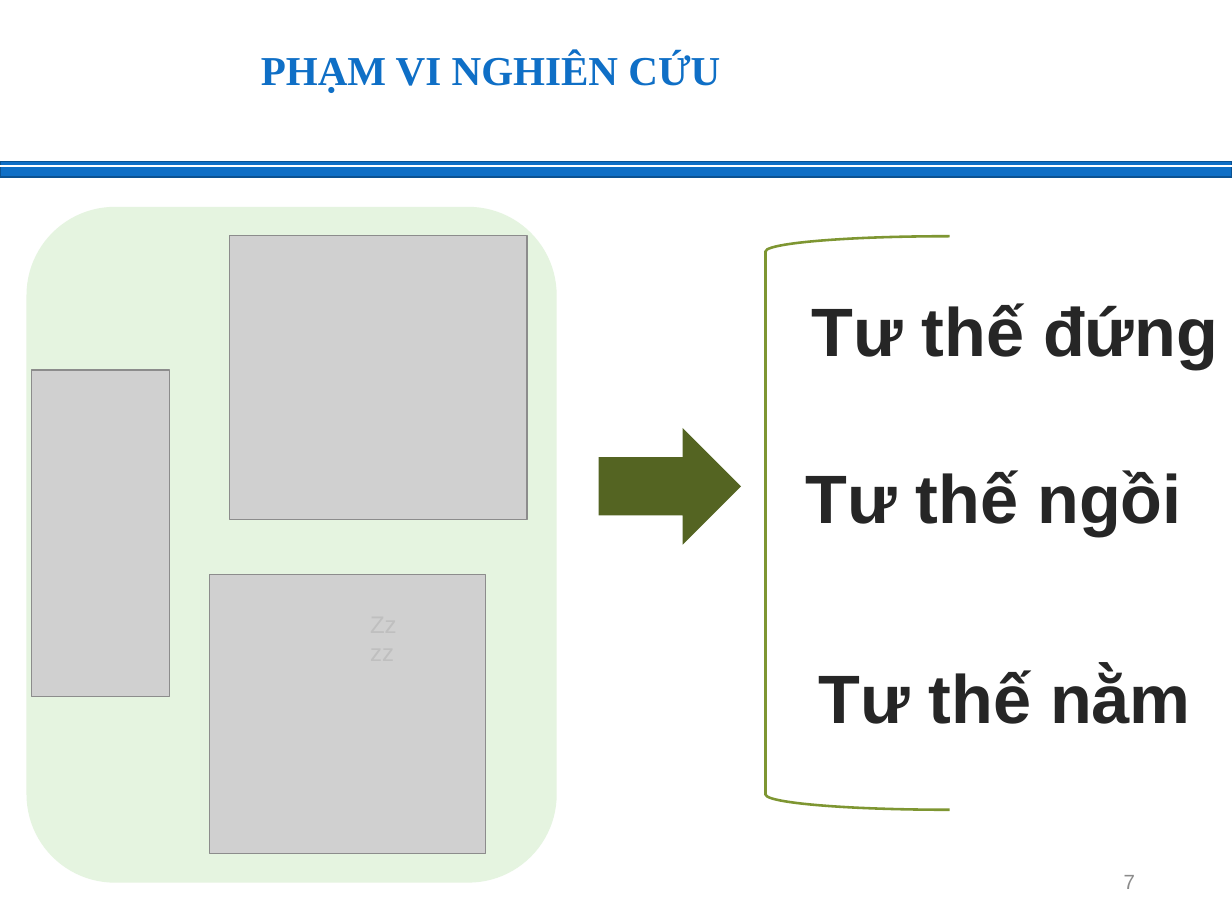
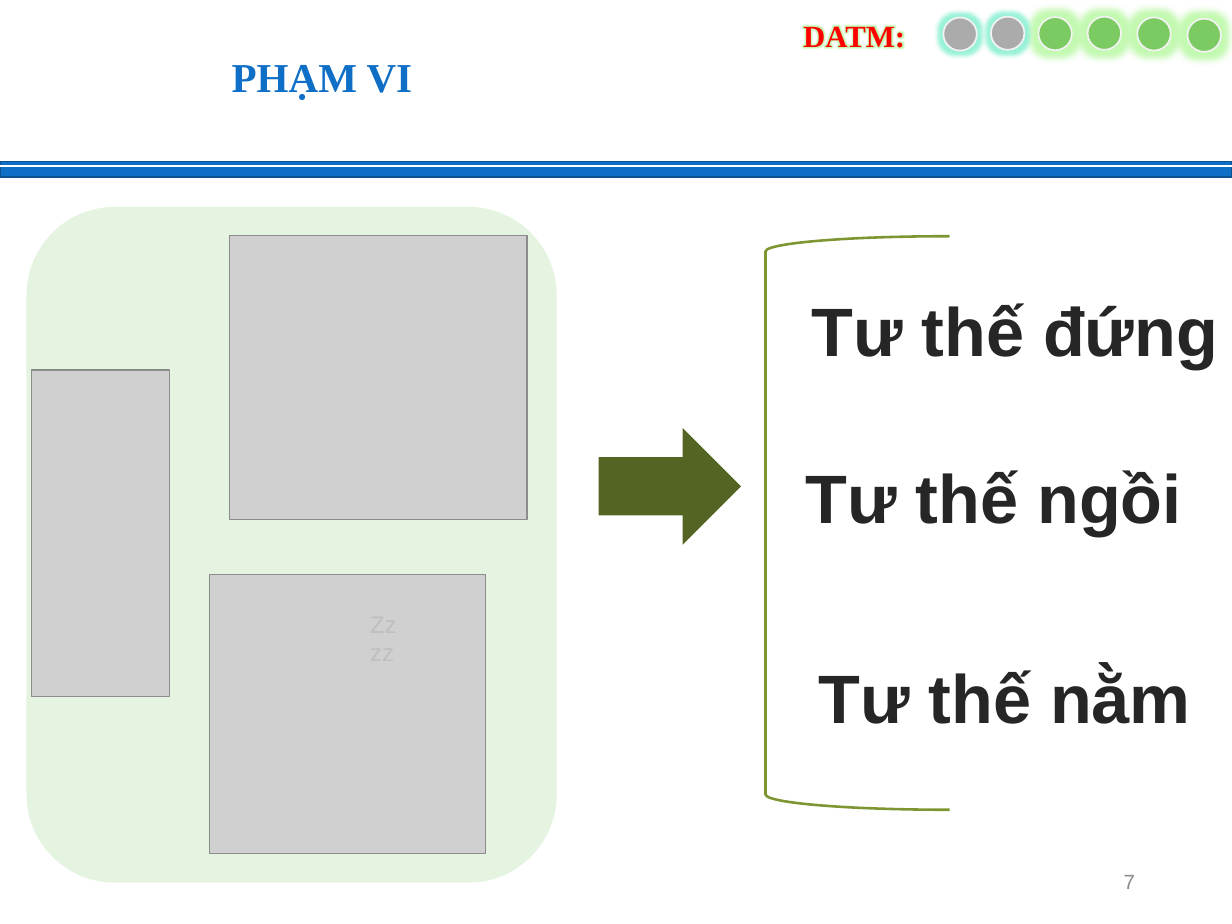
Before and after one commit to tmdat17/DATM_Predict_Person_Sleep_App, a slide deck: slide 7 of DATM.pptx. Drawn at 1232x924 pixels with LibreOffice and Linux fonts; fonts in the diff are those of the drawing; grey boxes stand for pictures; background and template pictures are left out. Boxes give left, top, right and bottom in pixels: in the first picture for what was removed or moved away, otherwise in the second. Text is boxed around its words. In the diff, an @@ line names an element or a change of style, - is before the commit and + after.

```diff
--- a/DATM.pptx
+++ b/DATM.pptx
@@ group added at <box>803,17,1221,53</box>: 6 ellipses, 1 text @@
+DATM:
@@ text at <box>232,65,413,100</box>: text changed @@
-PHẠM VI NGHIÊN CỨU
+PHẠM VI
```
Also in this commit, not shown: 24 other slides changed, 3 slides added, 1 other file.
